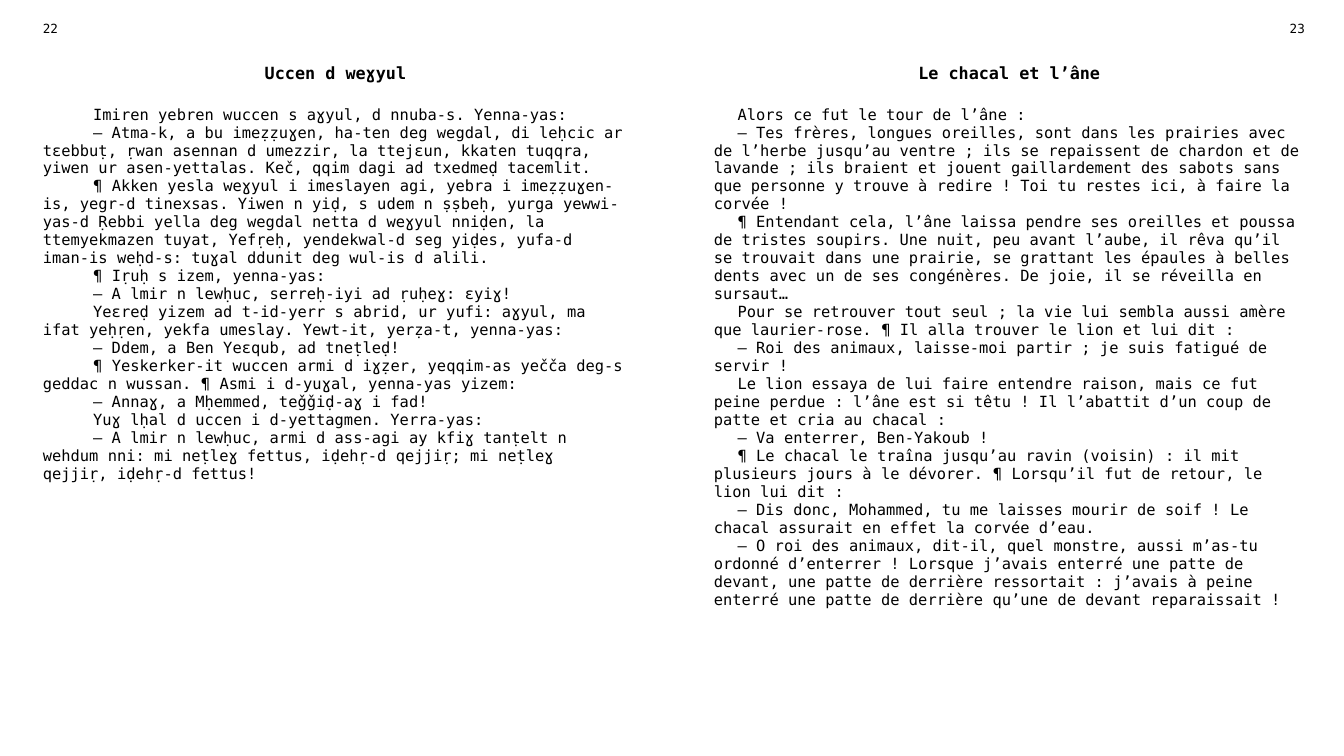
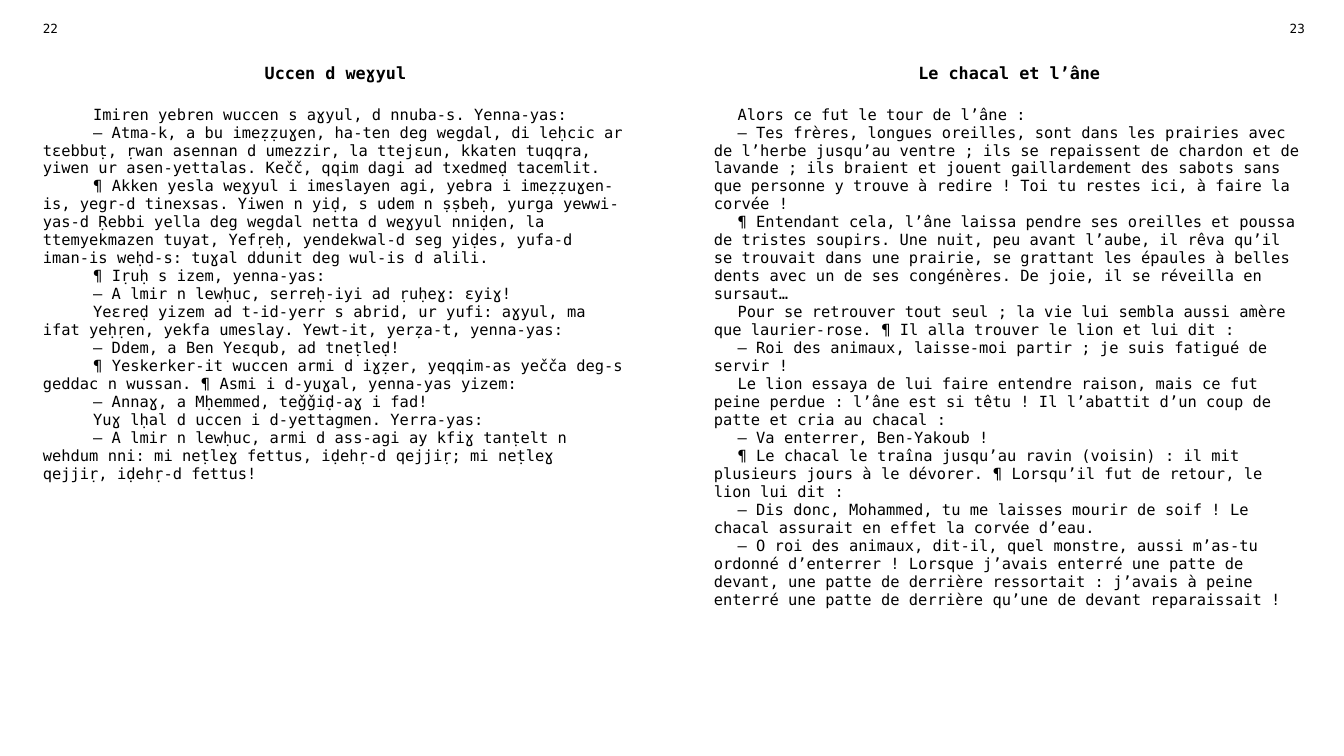
Before and after one commit to sferhah/tamacahut_n_wuccen, a slide deck: slide 9 of Uccen.ConsoleApp/Resources/pptx/uccen.pptx. Drawn at 1344x756 pixels with LibreOffice and Linux fonts; fonts in the diff are those of the drawing. Boxes give left, top, right and bottom in pixels: in the first picture for what was removed or moved away, otherwise in the second. Text is boxed around its words. In the diff, an @@ line names an element or a change of style, - is before the commit and + after.

```diff
--- a/Uccen.ConsoleApp/Resources/pptx/uccen.pptx
+++ b/Uccen.ConsoleApp/Resources/pptx/uccen.pptx
@@ table at (x1=32, y1=16, x2=1315, y2=729) @@
-row 3, column 1: Imiren yebren wuccen s aɣyul, d nnuba-s. Yenna-yas: / — Atma-k, a bu imeẓẓuɣen, ha-ten deg wegdal, di leḥcic ar tɛebbuṭ, ṛwan asennan d umezzir, la ttejɛun, kkaten tuqqra, yiwen ur asen-yettalas. Keč, qqim dagi ad txedmeḍ tacemlit. / ¶ Akken yesla weɣyul i imeslayen agi, yebra i imeẓẓuɣen-is, yegr-d tinexsas. Yiwen n yiḍ, s udem n ṣṣbeḥ, yurga yewwi-yas-d Ṛebbi yella deg wegdal netta d weɣyul nniḍen, la ttemyekmazen tuyat, Yefṛeḥ, yendekwal-d seg yiḍes, yufa-d iman-is weḥd-s: tuɣal ddunit deg wul-is d alili. / ¶ Iṛuḥ s izem, yenna-yas: / — A lmir n lewḥuc, serreḥ-iyi ad ṛuḥeɣ: ɛyiɣ! / Yeɛreḍ yizem ad t-id-yerr s abrid, ur yufi: aɣyul, ma ifat yeḥṛen, yekfa umeslay. Yewt-it, yerẓa-t, yenna-yas: / — Ddem, a Ben Yeɛqub, ad tneṭleḍ! / ¶ Yeskerker-it wuccen armi d iɣẓer, yeqqim-as yečča deg-s geddac n wussan. ¶ Asmi i d-yuɣal, yenna-yas yizem: / — Annaɣ, a Mḥemmed, teǧǧiḍ-aɣ i fad! / Yuɣ lḥal d uccen i d-yettagmen. Yerra-yas: / — A lmir n lewḥuc, armi d ass-agi ay kfiɣ tanṭelt n wehdum nni: mi neṭleɣ fettus, iḍehṛ-d qejjiṛ; mi neṭleɣ qejjiṛ, iḍehṛ-d fettus!
+row 3, column 1: Imiren yebren wuccen s aɣyul, d nnuba-s. Yenna-yas: / — Atma-k, a bu imeẓẓuɣen, ha-ten deg wegdal, di leḥcic ar tɛebbuṭ, ṛwan asennan d umezzir, la ttejɛun, kkaten tuqqra, yiwen ur asen-yettalas. Kečč, qqim dagi ad txedmeḍ tacemlit. / ¶ Akken yesla weɣyul i imeslayen agi, yebra i imeẓẓuɣen-is, yegr-d tinexsas. Yiwen n yiḍ, s udem n ṣṣbeḥ, yurga yewwi-yas-d Ṛebbi yella deg wegdal netta d weɣyul nniḍen, la ttemyekmazen tuyat, Yefṛeḥ, yendekwal-d seg yiḍes, yufa-d iman-is weḥd-s: tuɣal ddunit deg wul-is d alili. / ¶ Iṛuḥ s izem, yenna-yas: / — A lmir n lewḥuc, serreḥ-iyi ad ṛuḥeɣ: ɛyiɣ! / Yeɛreḍ yizem ad t-id-yerr s abrid, ur yufi: aɣyul, ma ifat yeḥṛen, yekfa umeslay. Yewt-it, yerẓa-t, yenna-yas: / — Ddem, a Ben Yeɛqub, ad tneṭleḍ! / ¶ Yeskerker-it wuccen armi d iɣẓer, yeqqim-as yečča deg-s geddac n wussan. ¶ Asmi i d-yuɣal, yenna-yas yizem: / — Annaɣ, a Mḥemmed, teǧǧiḍ-aɣ i fad! / Yuɣ lḥal d uccen i d-yettagmen. Yerra-yas: / — A lmir n lewḥuc, armi d ass-agi ay kfiɣ tanṭelt n wehdum nni: mi neṭleɣ fettus, iḍehṛ-d qejjiṛ; mi neṭleɣ qejjiṛ, iḍehṛ-d fettus!
```
Also in this commit, not shown: 21 other slides changed, 7 other files.
